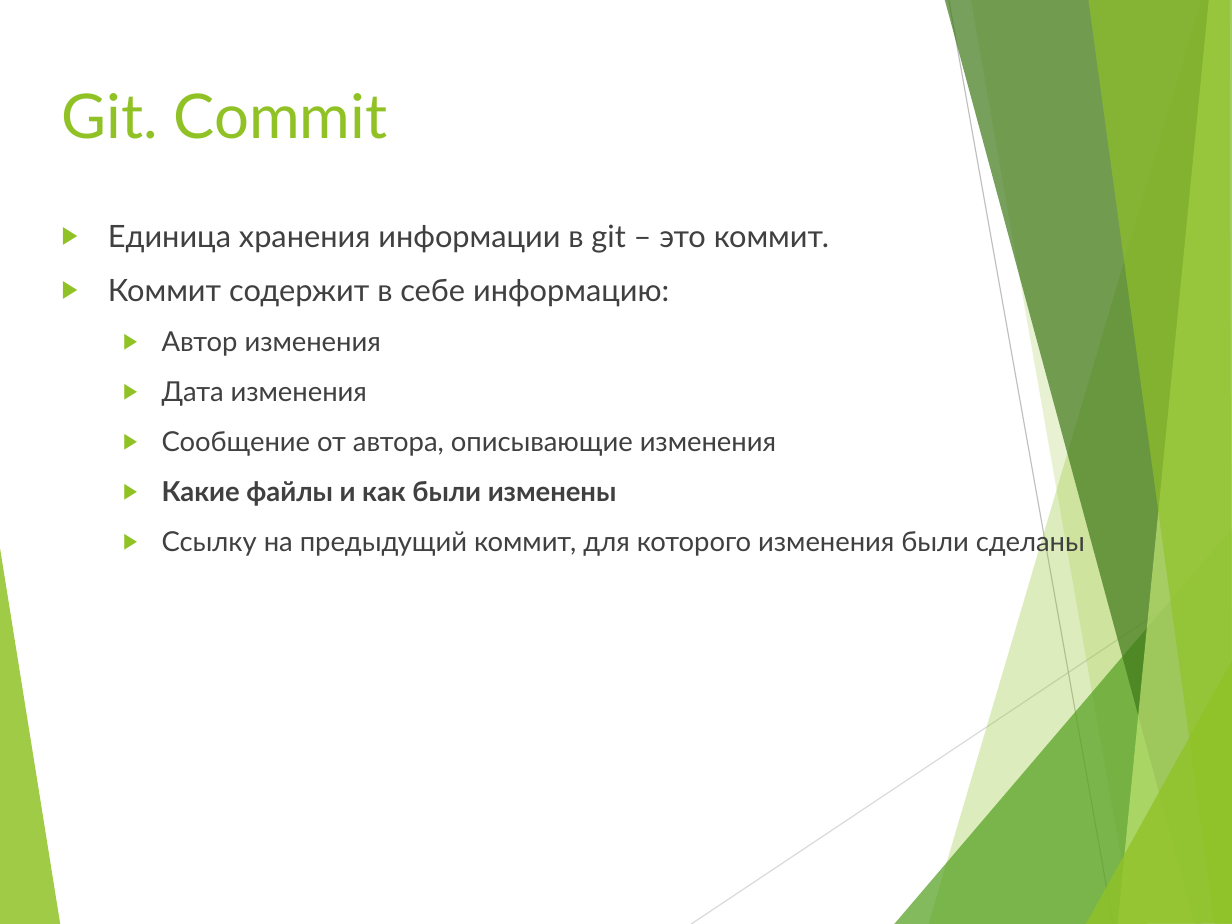
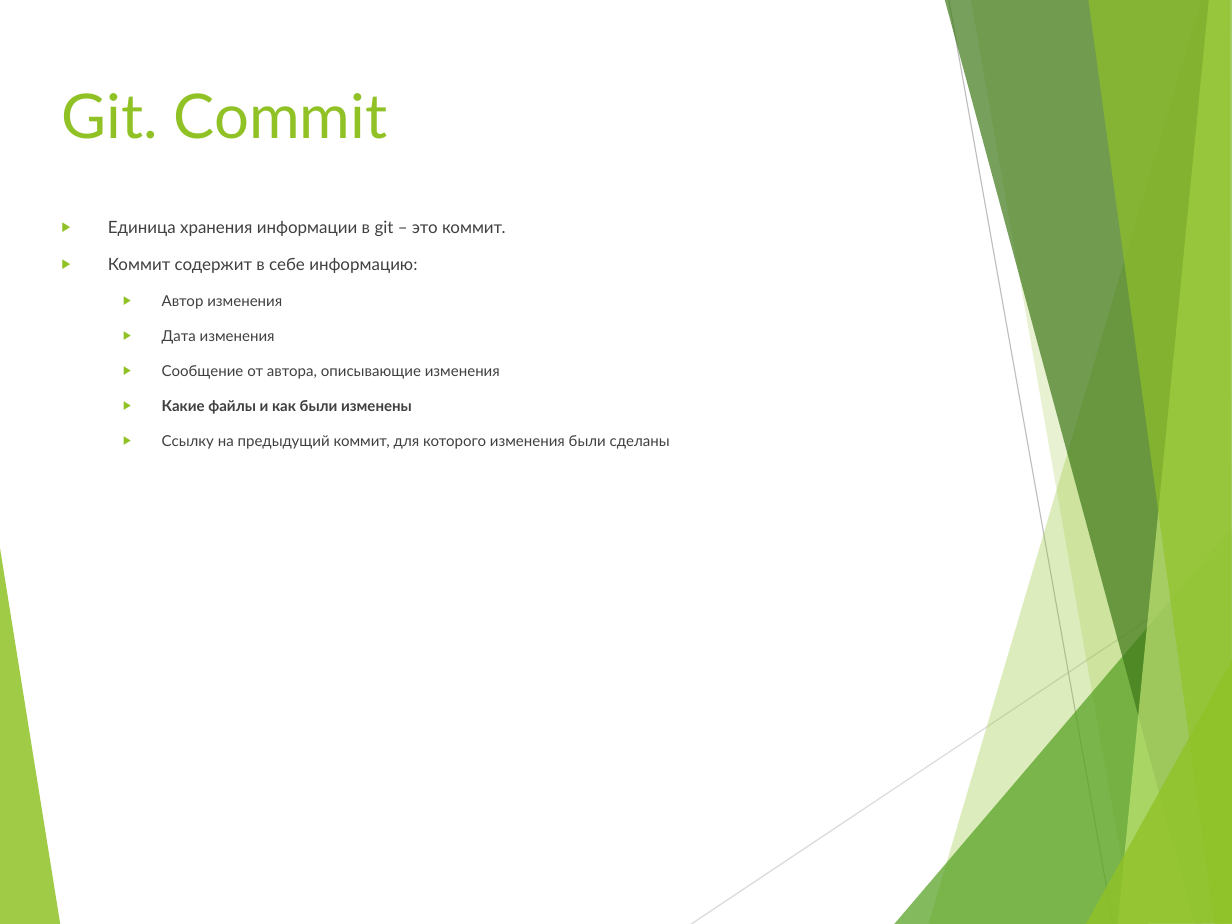
Before and after one commit to VladimirDorovskikh/mera_se_2020, a slide deck: slide 34 of _LECTIONS/1/1.pptx. Drawn at 1232x924 pixels with LibreOffice and Linux fonts; fonts in the diff are those of the drawing. Boxes give left, top, right and bottom in pixels: in the first picture for what was removed or moved away, otherwise in the second. Text is boxed around its words. In the diff, an @@ line names an element or a change of style, - is before the commit and + after.

```diff
--- a/_LECTIONS/1/1.pptx
+++ b/_LECTIONS/1/1.pptx
@@ text "Единица хранения информации в git ..." at <box>108,220,670,449</box>: size 19.8 to 10.9 pt in "Единица хранения информации в git – это ...", "Коммит содержит в себе информацию:"; size 17.6 to 9.7 pt in "Автор изменения", "Дата изменения", "Сообщение от автора, описывающие изменения", "Какие файлы и как были изменены" and 1 more places @@
```
Also in this commit, not shown: 25 other slides changed, 22 other files.
